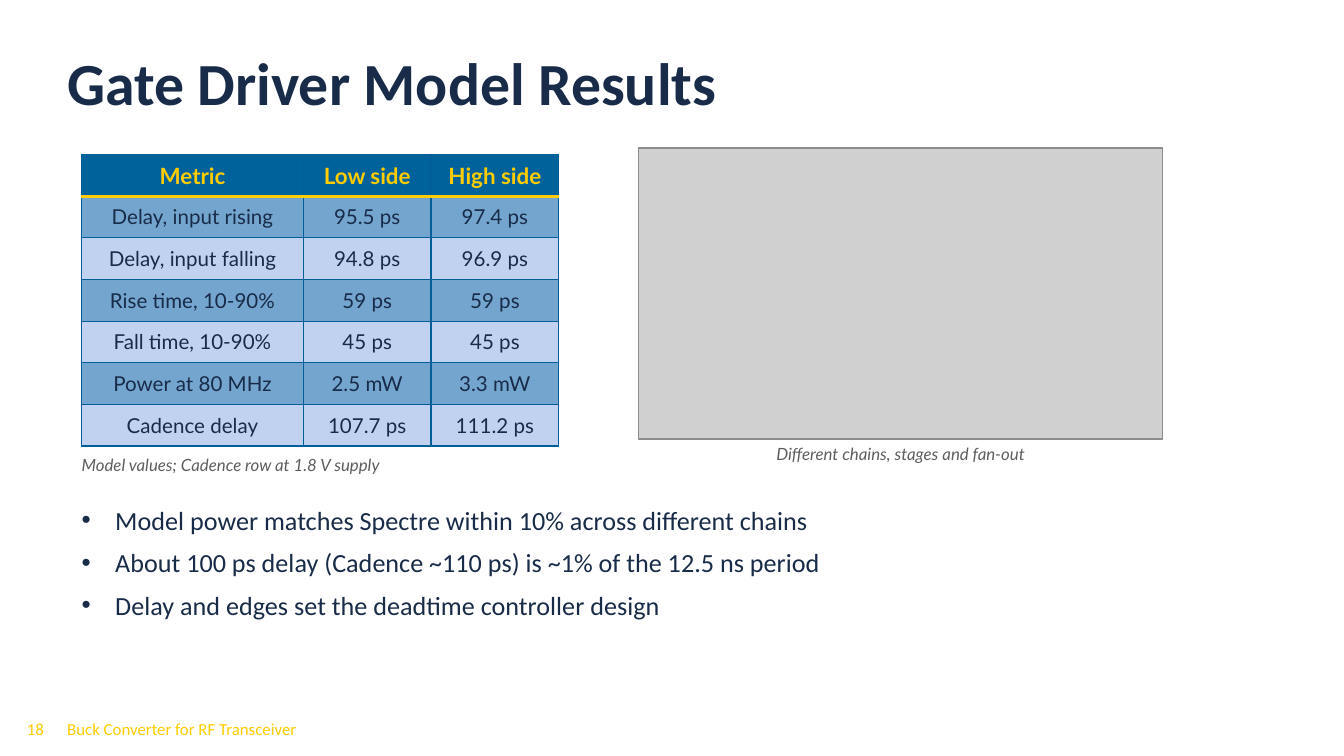
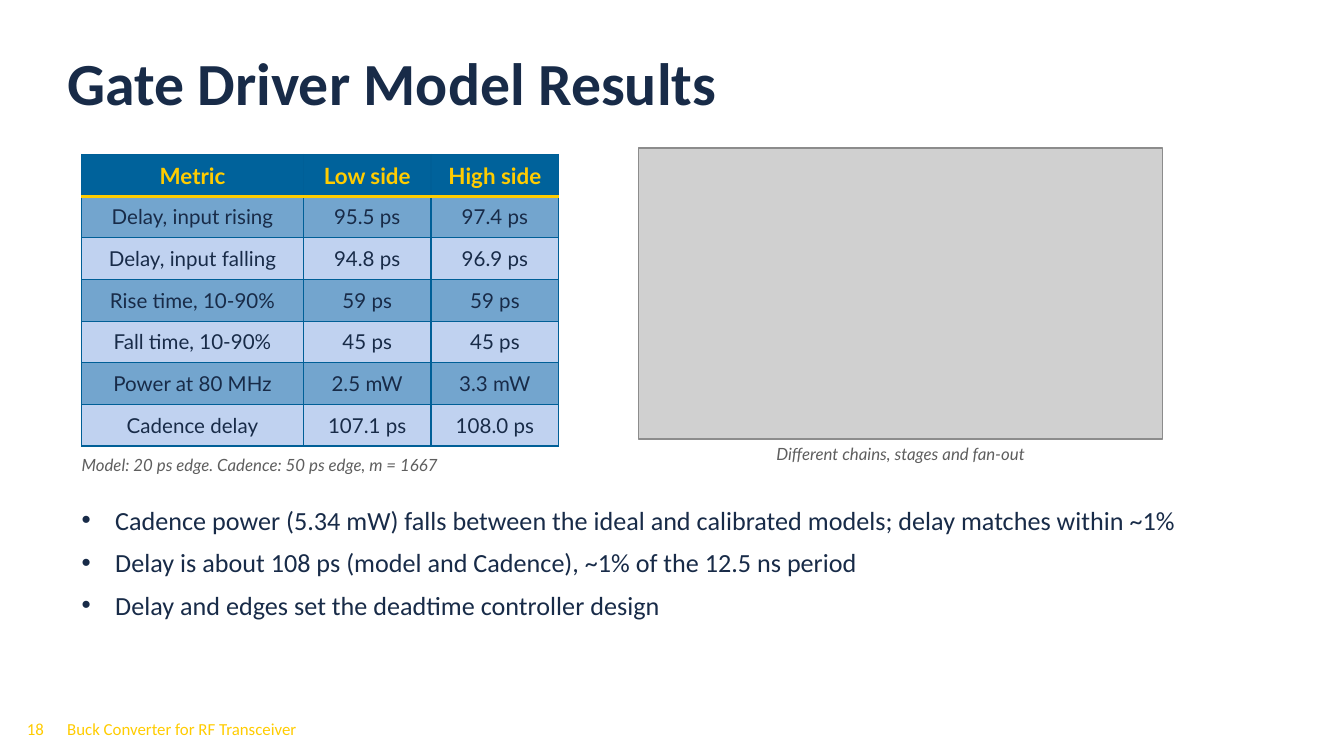
Before and after one commit to Dylan-UCSD/ECE_263_Buck_Converter, a slide deck: slide 18 of ECE263_project_proposal_2026_11_16_merged.pptx. Drawn at 1344x756 pixels with LibreOffice and Linux fonts; fonts in the diff are those of the drawing; grey boxes stand for pictures; background and template pictures are left out. Boxes give left, top, right and bottom in pixels: in the first picture for what was removed or moved away, otherwise in the second. Text is boxed around its words. In the diff, an @@ line names an element or a change of style, - is before the commit and + after.

```diff
--- a/ECE263_project_proposal_2026_11_16_merged.pptx
+++ b/ECE263_project_proposal_2026_11_16_merged.pptx
@@ table at bbox=[82, 155, 559, 446] @@
-row 7, column 2: 107.7 ps
+row 7, column 2: 107.1 ps
-row 7, column 3: 111.2 ps
+row 7, column 3: 108.0 ps
@@ text at bbox=[82, 458, 437, 474]: text changed @@
-Model values; Cadence row at 1.8 V supply
+Model: 20 ps edge. Cadence: 50 ps edge, m = 1667
@@ text at bbox=[115, 511, 1175, 577]: text changed @@
-• Model power matches Spectre within 10% across different chains
-• About 100 ps delay (Cadence ~110 ps) is ~1% of the 12.5 ns period
+• Cadence power (5.34 mW) falls between the ideal and calibrated models; delay matches within ~1%
+• Delay is about 108 ps (model and Cadence), ~1% of the 12.5 ns period
```
Also in this commit, not shown: 2 other slides changed.
